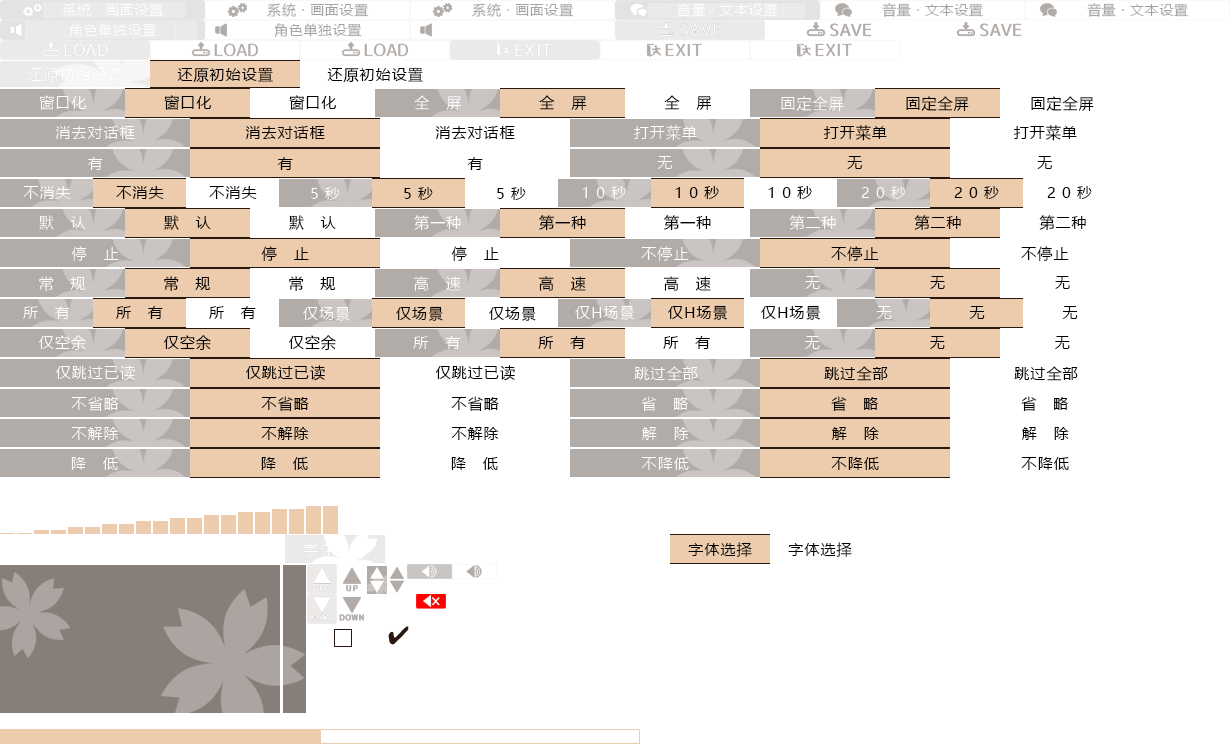
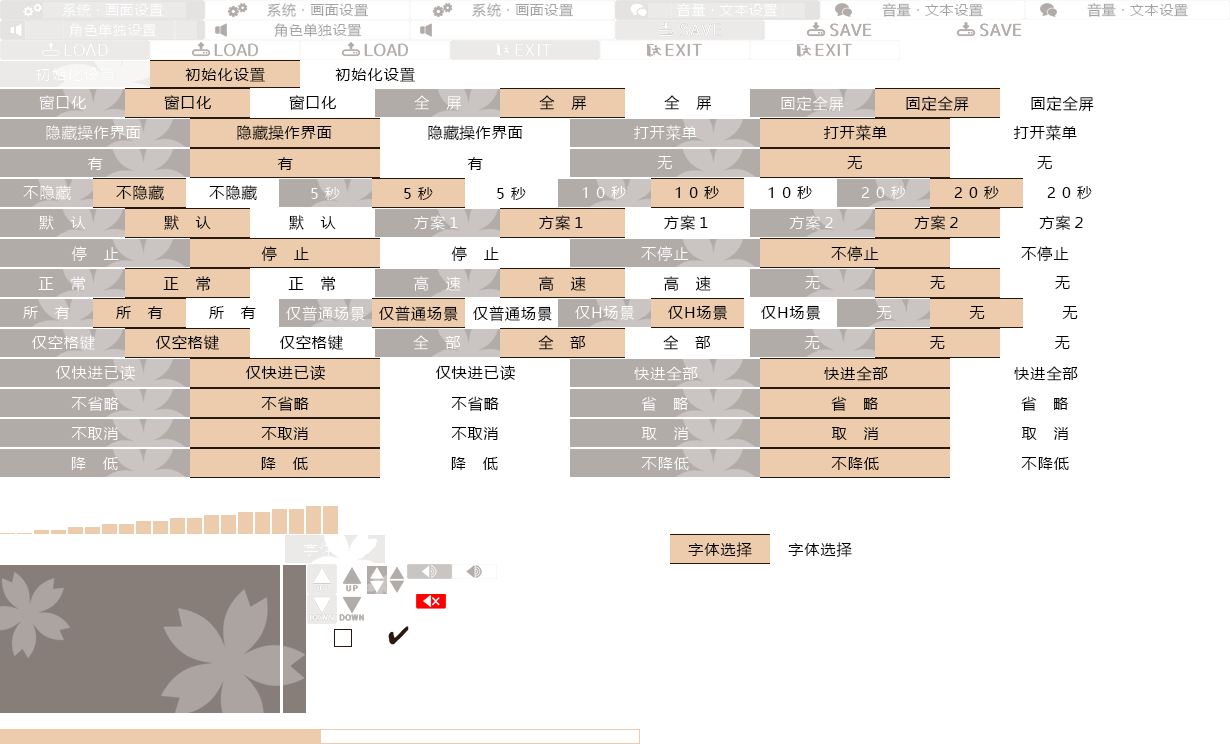
Before/after of a 1230 x 744 layered artwork. What changed in the layer stack:
renamed "还原初始设置 拷贝 2" to "初始化设置", painted on it over [27,68,122,82]
renamed "消去对话框 拷贝 2" to "隐藏操作界面", painted on it over [46,125,141,140]
painted on "第一种 拷贝 2" over [414,215,461,230]
painted on "第二种 拷贝 2" over [789,215,836,230]
renamed "常 规 拷贝 2" to "正 常", painted on it over [38,276,85,291]
painted on "仅场景 拷贝 2" over [286,306,365,321]
renamed "仅空余 拷贝 2" to "仅空格键", painted on it over [32,335,95,350]
painted on "所 有2 拷贝 2" over [413,335,460,350]
renamed "还原初始设置 拷贝" to "初始化设置", painted on it over [177,67,273,83]
renamed "消去对话框 拷贝" to "隐藏操作界面", painted on it over [237,125,332,141]
painted on "第一种 拷贝" over [539,215,586,231]
painted on "第二种 拷贝" over [914,215,961,230]
renamed "常 规 拷贝" to "正 常", painted on it over [163,276,211,291]
painted on "仅场景 拷贝" over [379,306,458,321]
renamed "仅空余 拷贝" to "仅空格键", painted on it over [156,335,219,351]
painted on "所 有2 拷贝 1" over [538,335,586,350]
renamed "还原初始设置" to "初始化设置", painted on it over [327,67,423,83]
renamed "消去对话框" to "隐藏操作界面", painted on it over [428,125,523,141]
painted on "第一种" over [664,215,711,231]
painted on "第二种" over [1039,215,1086,230]
renamed "常 规" to "正 常", painted on it over [288,276,336,291]
painted on "仅场景" over [473,306,552,321]
renamed "仅空余" to "仅空格键", painted on it over [280,335,343,351]
painted on "所 有2" over [663,335,711,350]
…and 15 more changes (15 painted, 9 renamed)